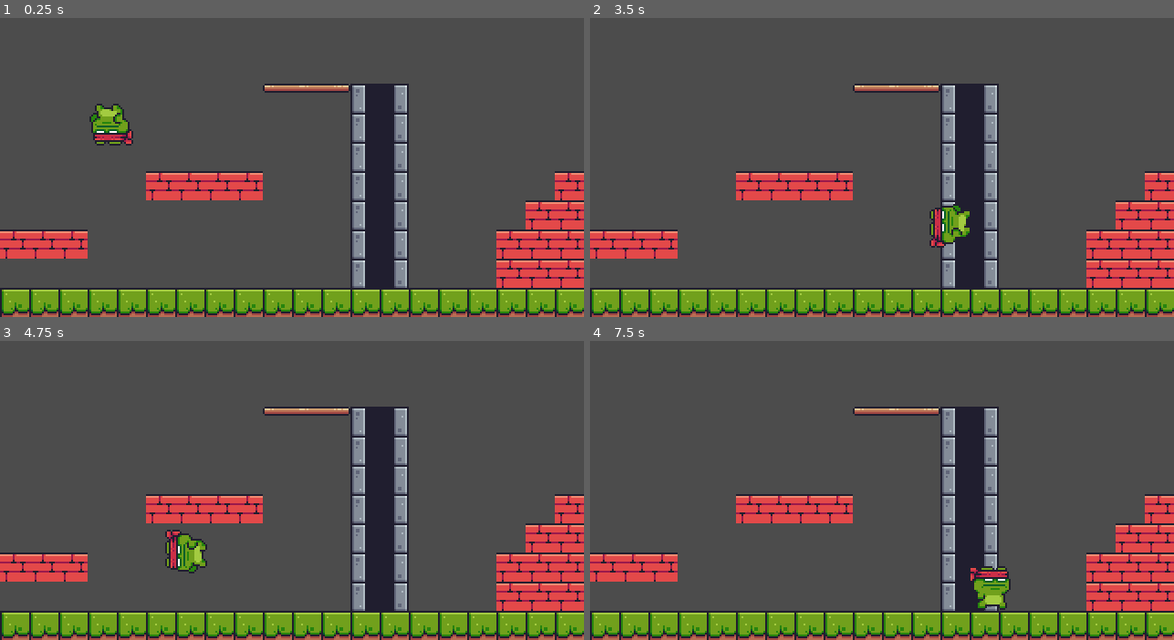
Above: before the commit, frames 1-4 (two rows, left to right).
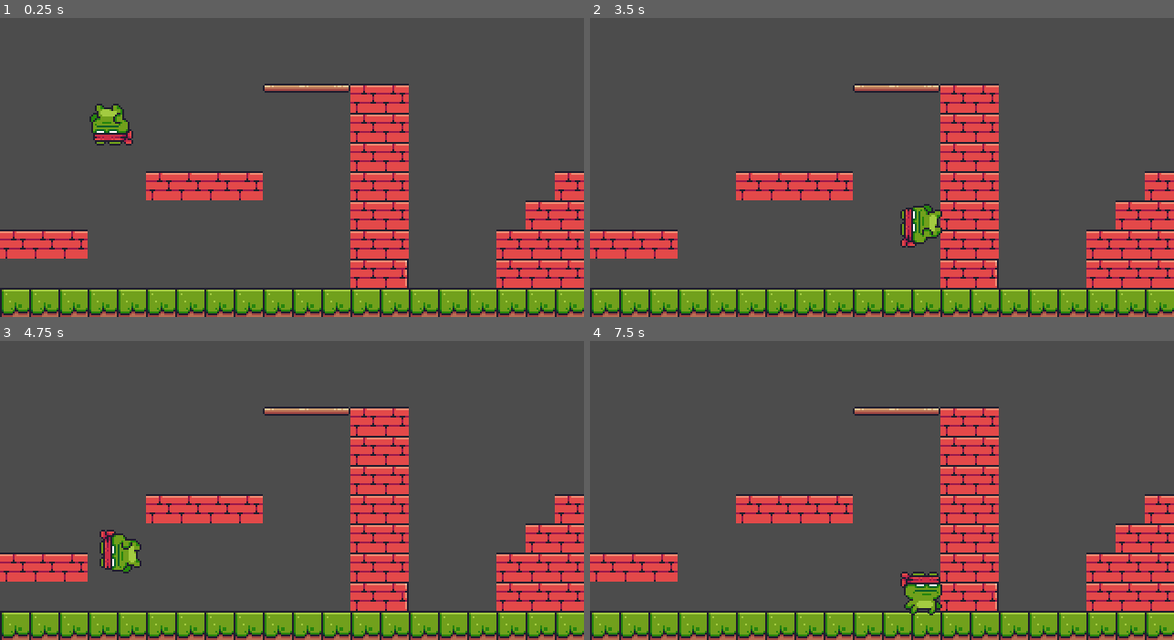
Above: after the commit, the same moments.

Repository: misaelandrejezieski/GODOT_JOGO
Game: Godot game, scene res://Levels/level01.tscn
Two runs of this game, one before a commit and one after it. Both use one fixed random seed, a clock stepped at 60 frames per second and the inputs below.
Inputs:
- Up to frame 1 (0.25 s): no input
- Up to frame 2 (3.5 s): hold Right (move_right) 0.53-1.28 s; tap Up (jump) at 0.77, 1.52, 3.02 s; hold Left (move_left) 1.28-2.03 s; hold Right (move_right) from 2.03 s (still down)
- Up to frame 3 (4.75 s): release Right (move_right) at 3.53 s; hold Left (move_left) from 3.53 s (still down); tap Up (jump) at 3.77, 4.52 s
- Up to frame 4 (7.5 s): release Left (move_left) at 5.78 s; hold Right (move_right) from 5.78 s (still down); tap Up (jump) at 6.02, 6.77 s

The runs differ from the first frame. In frame 1, 6.1% of the frame differs, in the area x 60-70%, y 22-91%; in frame 2, 7.0%; in frame 3, 7.8%, in the area x 17-70%, y 22-91%; in frame 4, 7.2%.

Commit message:
Update level01.tscn

Diff:
--- a/Pixel Adventure Principal/Levels/level01.tscn
+++ b/Pixel Adventure Principal/Levels/level01.tscn
@@ -1158,7 +1158,7 @@
 collision_layer = 8
 collision_mask = 7
 format = 1
-tile_data = PoolIntArray( 262153, 38, 0, 262154, 39, 0, 262155, 40, 0, 262156, 18, 0, 262157, 20, 0, 327692, 18, 0, 327693, 20, 0, 393228, 18, 0, 393229, 20, 0, 458757, 45, 0, 458758, 45, 0, 458759, 45, 0, 458760, 45, 0, 458764, 18, 0, 458765, 20, 0, 458771, 45, 0, 524300, 18, 0, 524301, 20, 0, 524306, 45, 0, 524307, 45, 0, 589824, 45, 0, 589825, 45, 0, 589826, 45, 0, 589836, 18, 0, 589837, 20, 0, 589841, 45, 0, 589842, 45, 0, 589843, 45, 0, 655372, 18, 0, 655373, 20, 0, 655377, 45, 0, 655378, 45, 0, 65537 …(290 unchanged characters)…
+tile_data = PoolIntArray( 262153, 38, 0, 262154, 39, 0, 262155, 40, 0, 262156, 45, 0, 262157, 45, 0, 327692, 45, 0, 327693, 45, 0, 393228, 45, 0, 393229, 45, 0, 458757, 45, 0, 458758, 45, 0, 458759, 45, 0, 458760, 45, 0, 458764, 45, 0, 458765, 45, 0, 458771, 45, 0, 524300, 45, 0, 524301, 45, 0, 524306, 45, 0, 524307, 45, 0, 589824, 45, 0, 589825, 45, 0, 589826, 45, 0, 589836, 45, 0, 589837, 45, 0, 589841, 45, 0, 589842, 45, 0, 589843, 45, 0, 655372, 45, 0, 655373, 46, 0, 655377, 45, 0, 655378, 45, 0, 65537 …(290 unchanged characters)…
 
 [node name="Player" parent="." instance=ExtResource( 1 )]
 position = Vector2( 60, 46 )
